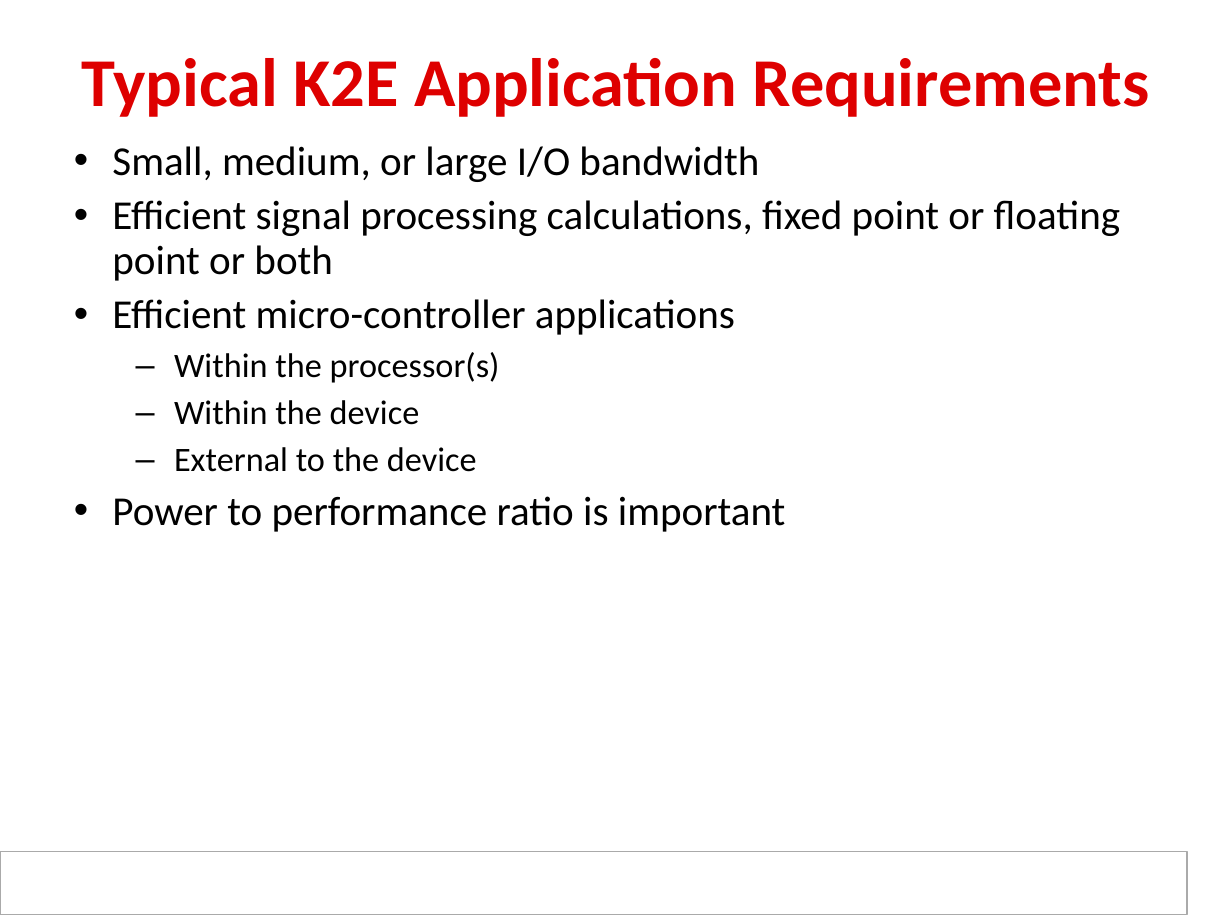
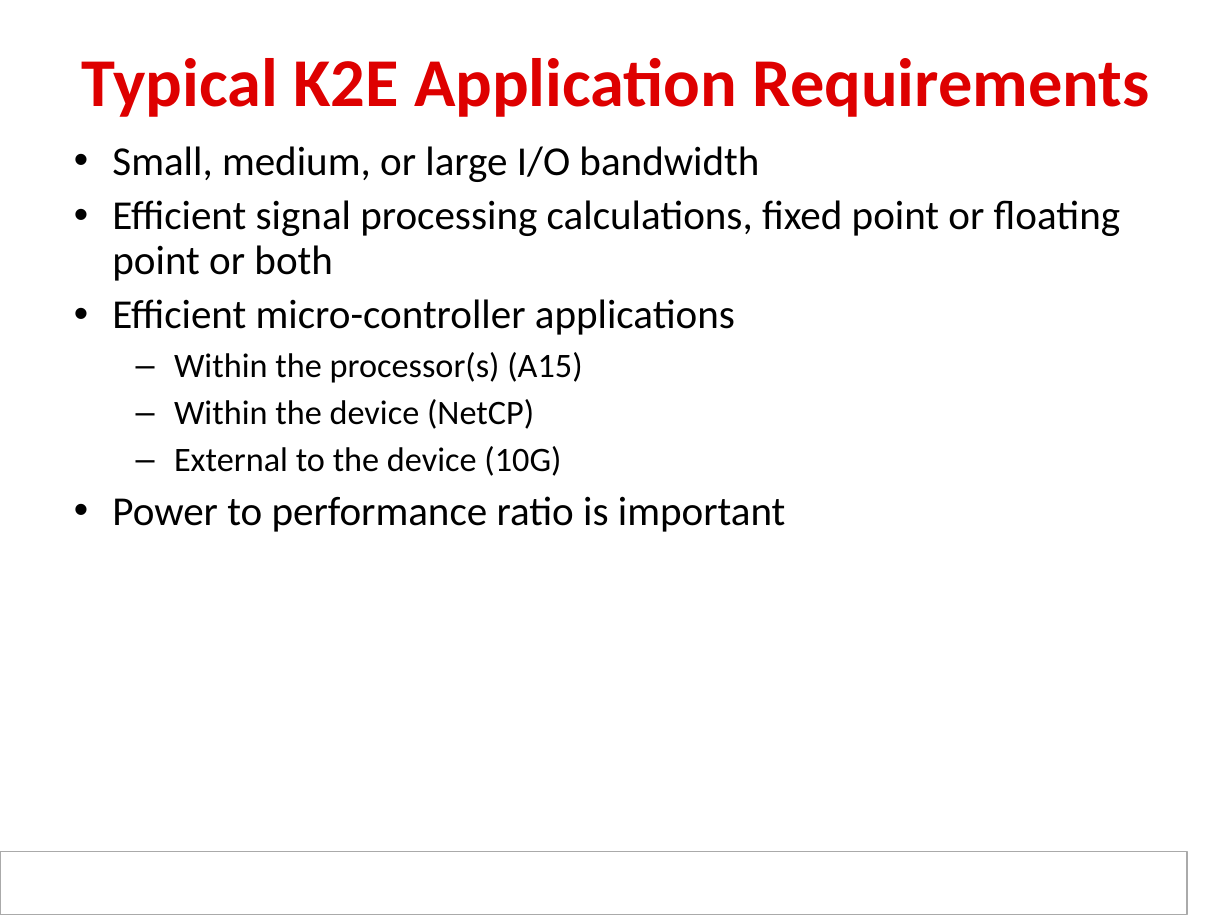
Before and after one commit to hari1989/keystone-workshop, a slide deck: slide 12 of slides/KeyStone_Edison.pptx (slide 25 before the commit). Drawn at 1232x924 pixels with LibreOffice and Linux fonts; fonts in the diff are those of the drawing; background and template pictures are left out. Boxes give left, top, right and bottom in pixels: in the first picture for what was removed or moved away, otherwise in the second. Text is boxed around its words. In the diff, an @@ line names an element or a change of style, - is before the commit and + after.

```diff
--- a/slides/KeyStone_Edison.pptx
+++ b/slides/KeyStone_Edison.pptx
@@ text at (174,352,582,476): text changed @@
-  – Within the processor(s)
-  – Within the device
-  – External to the device
+  – Within the processor(s) (A15)
+  – Within the device (NetCP)
+  – External to the device (10G)
```
Also in this commit, not shown: 4 other slides changed.
